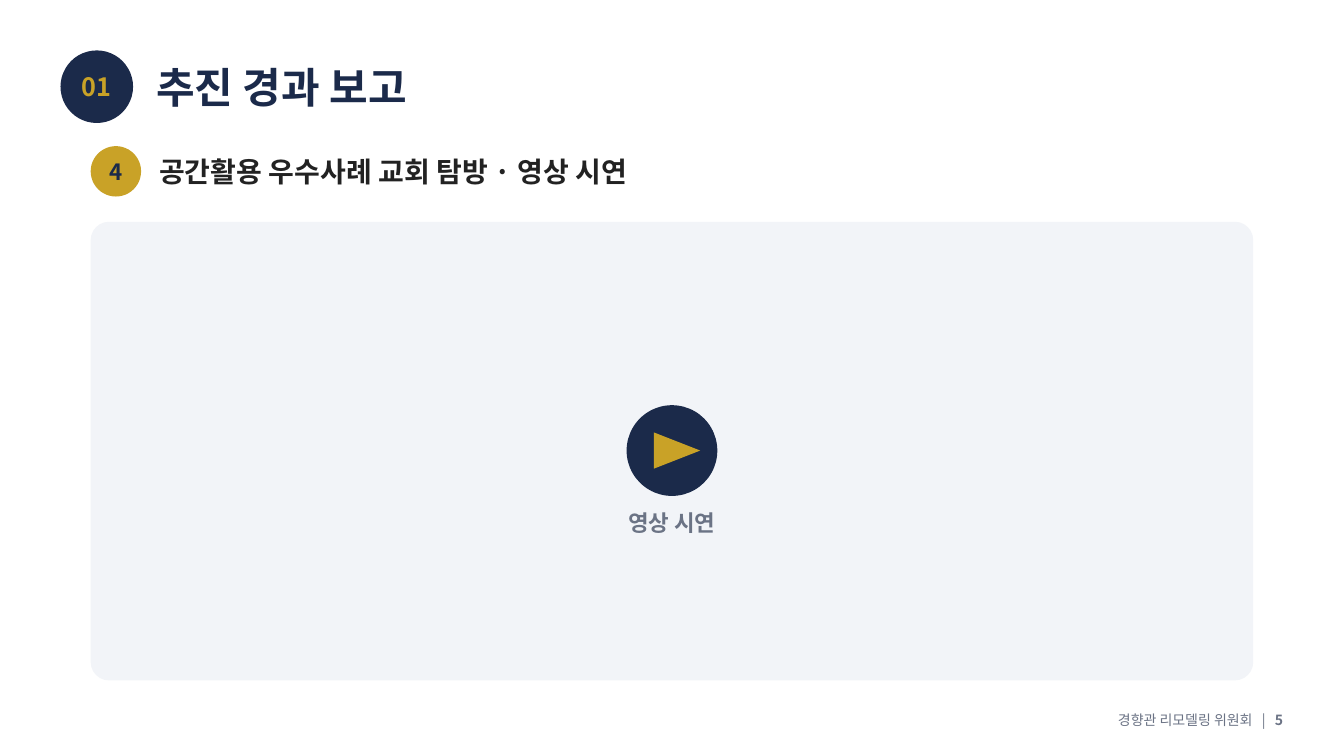
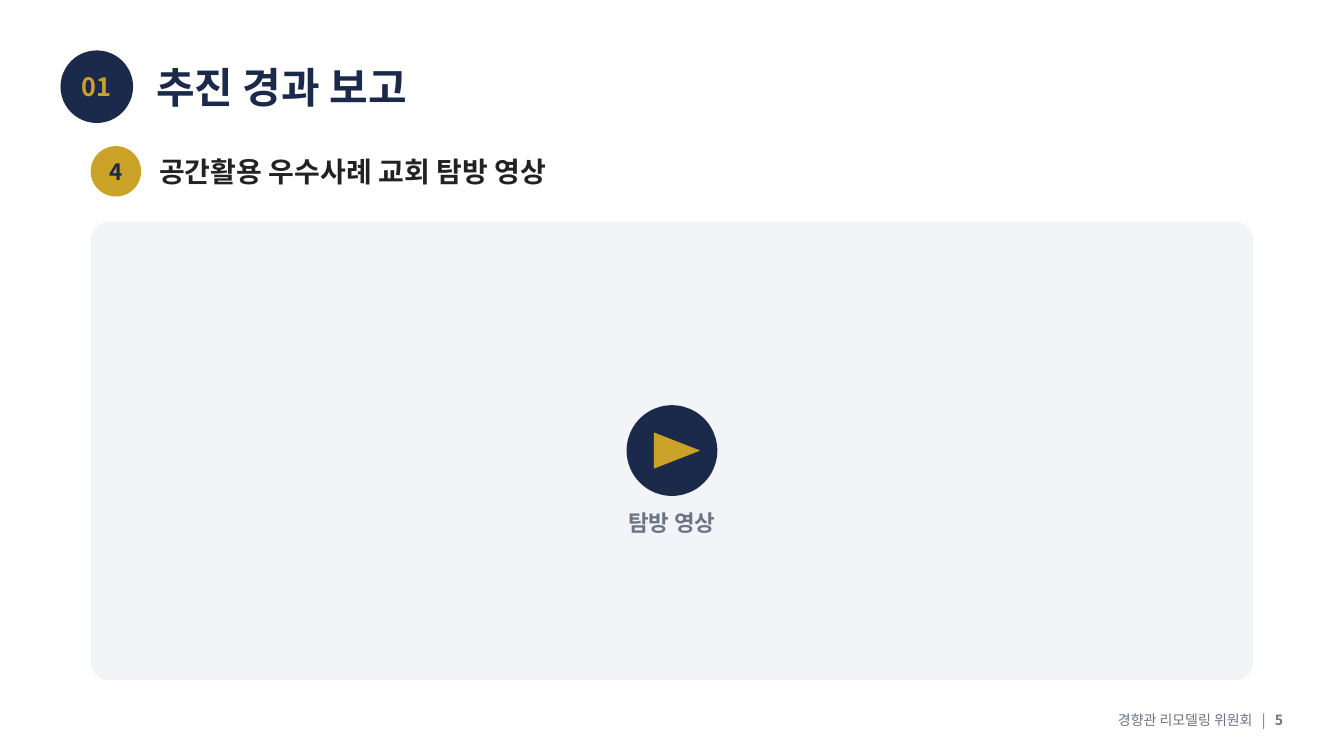
Before and after one commit to kgsdoing21-lab/-, a slide deck: slide 5 of 경향관_리모델링_위원회_경과보고_정리본.pptx. Drawn at 1344x756 pixels with LibreOffice and Linux fonts; fonts in the diff are those of the drawing. Boxes give left, top, right and bottom in pixels: in the first picture for what was removed or moved away, otherwise in the second. Text is boxed around its words. In the diff, an @@ line names an element or a change of style, - is before the commit and + after.

```diff
--- a/경향관_리모델링_위원회_경과보고_정리본.pptx
+++ b/경향관_리모델링_위원회_경과보고_정리본.pptx
@@ text at (159,158,546,185): text changed @@
-공간활용 우수사례 교회 탐방 · 영상 시연
+공간활용 우수사례 교회 탐방 영상
@@ text at (628,512,715,533): text changed @@
-영상 시연
+탐방 영상
```
Also in this commit, not shown: 2 other slides changed, 1 slide added.
